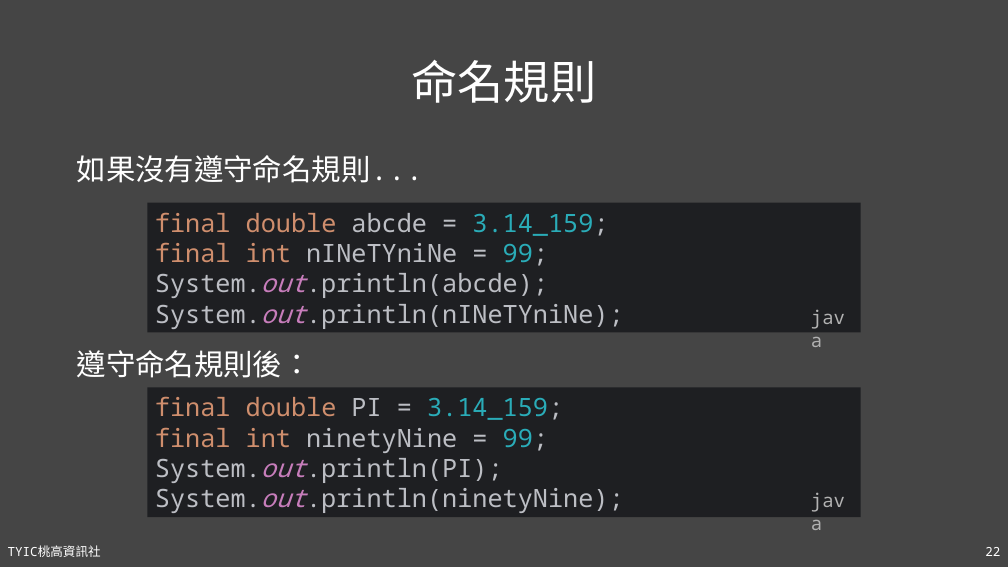
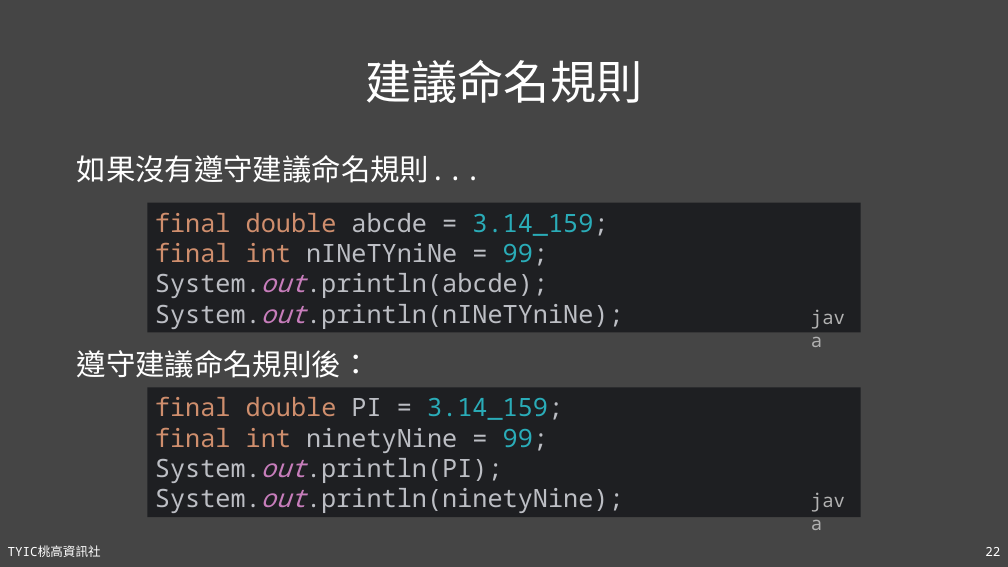
Before and after one commit to TYSHIC/slides, a slide deck: slide 22 of powerpoint/04_初探Java.pptx. Drawn at 1008x567 pixels with LibreOffice and Linux fonts; fonts in the diff are those of the drawing. Boxes give left, top, right and bottom in pixels: in the first picture for what was removed or moved away, otherwise in the second. Text is boxed around its words. In the diff, an @@ line names an element or a change of style, - is before the commit and + after.

```diff
--- a/powerpoint/04_初探Java.pptx
+++ b/powerpoint/04_初探Java.pptx
@@ title at box(365, 60, 642, 103): text changed @@
-命名規則
+建議命名規則
@@ text at box(77, 155, 482, 183): text changed @@
-如果沒有遵守命名規則...
+如果沒有遵守建議命名規則...
@@ text at box(77, 350, 371, 378): text changed @@
-遵守命名規則後：
+遵守建議命名規則後：
```
Also in this commit, not shown: 3 other slides changed, 3 other files.
